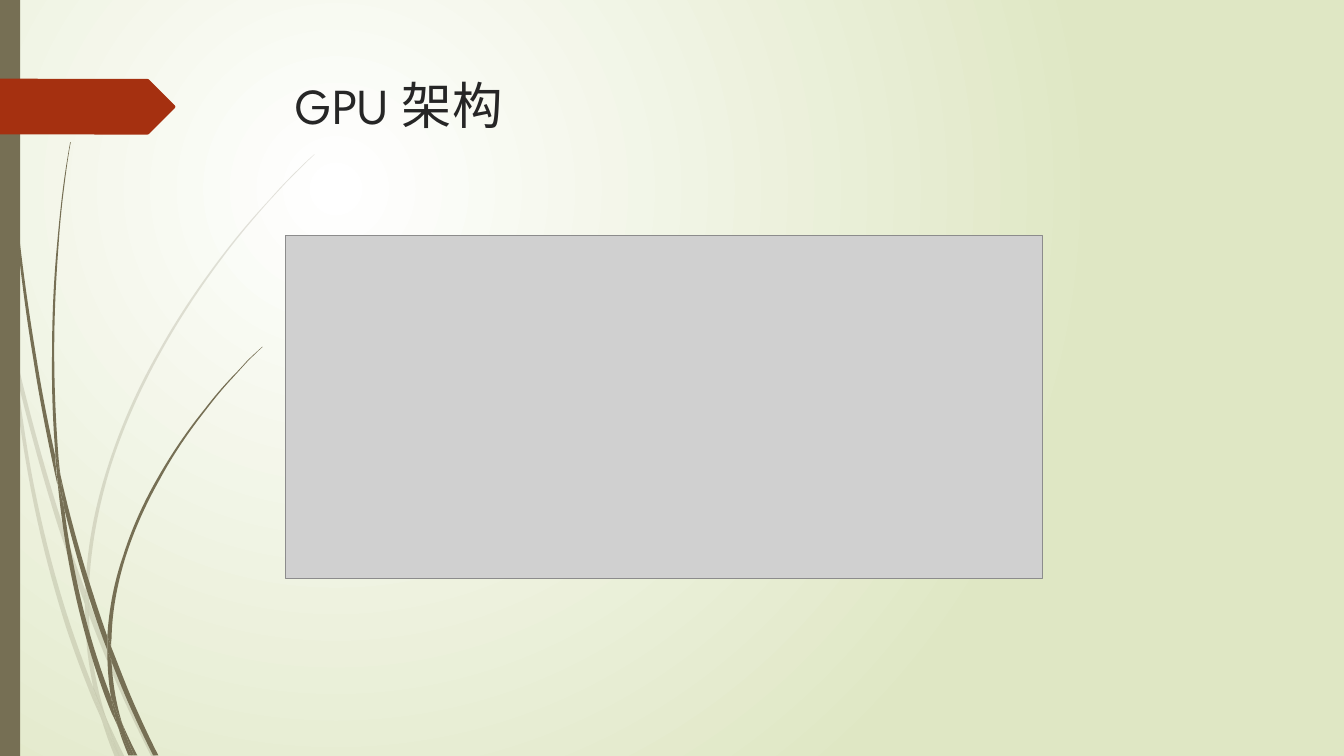
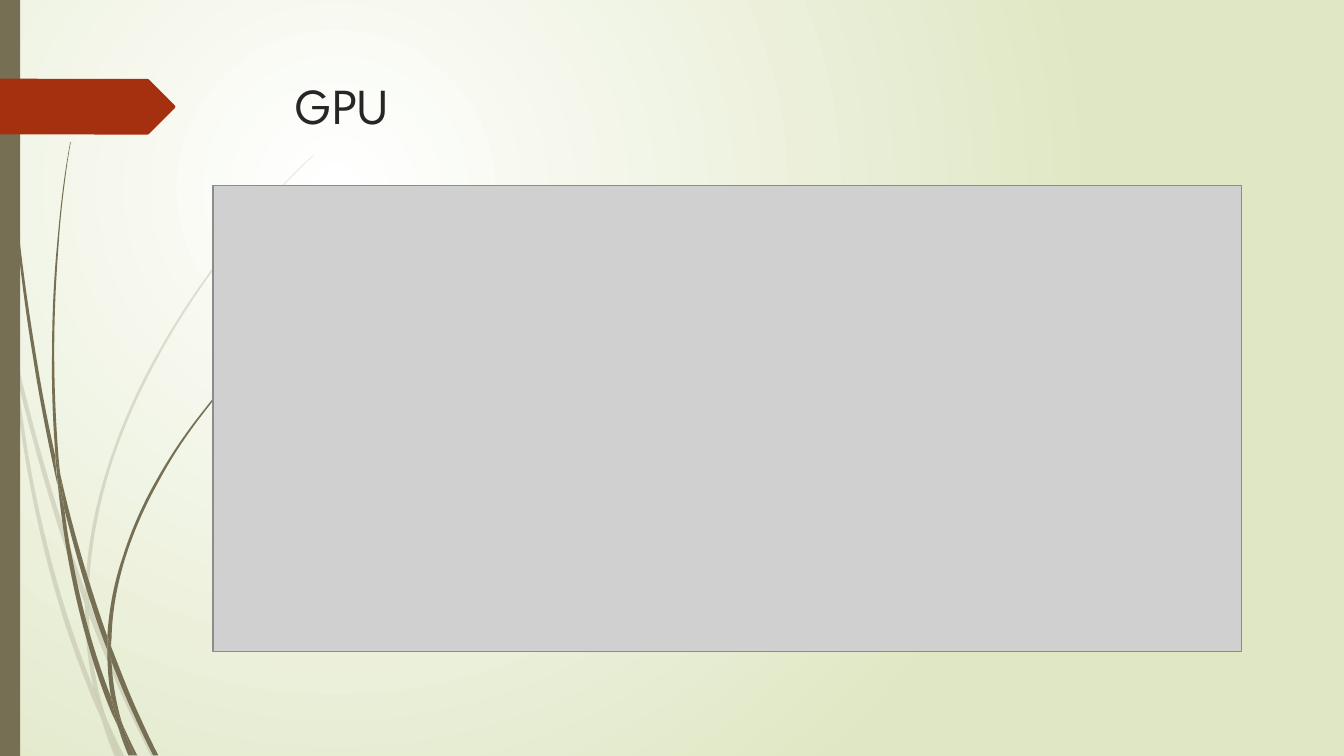
Before and after one commit to GLjun/OS_gaowei, a slide deck: slide 7 of 高伟.pptx (slide 6 before the commit). Drawn at 1344x756 pixels with LibreOffice and Linux fonts; fonts in the diff are those of the drawing; grey boxes stand for pictures. Boxes give left, top, right and bottom in pixels: in the first picture for what was removed or moved away, otherwise in the second. Text is boxed around its words. In the diff, an @@ line names an element or a change of style, - is before the commit and + after.

```diff
--- a/高伟.pptx
+++ b/高伟.pptx
@@ title at [296, 90, 389, 125]: text changed @@
-GPU 架构
+GPU
@@ picture: place and size @@
-picture at [285, 235, 1043, 578]
+picture at [213, 186, 1241, 651]
```
Also in this commit, not shown: 14 other slides changed, 10 slides added, 3 slides removed.
